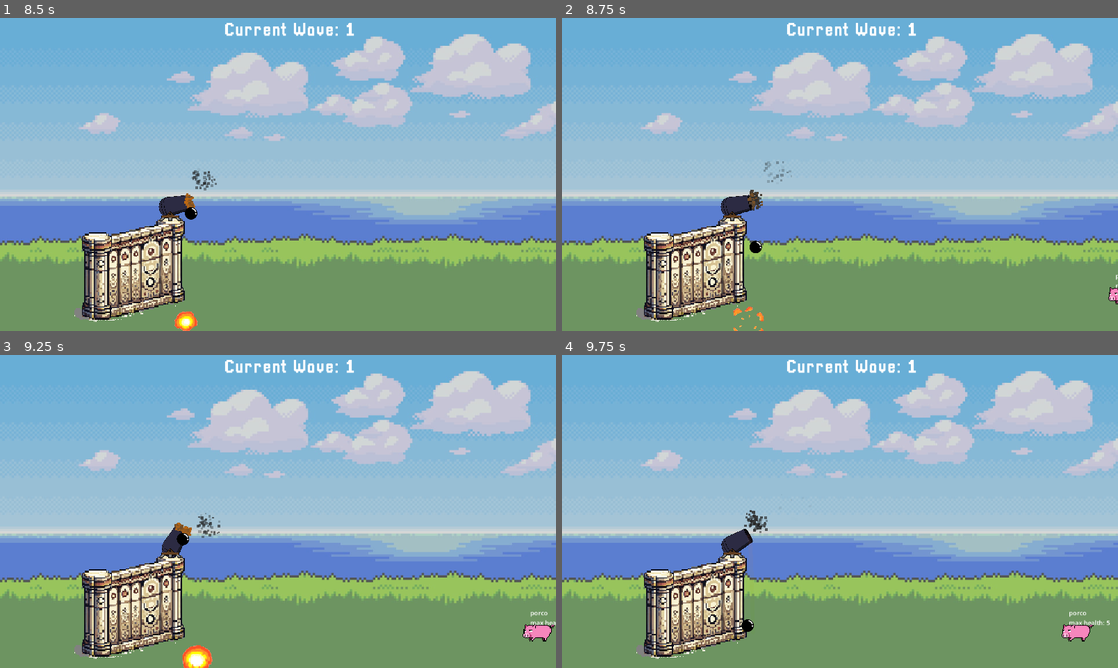
Above: before the commit, frames 1-4 (two rows, left to right).
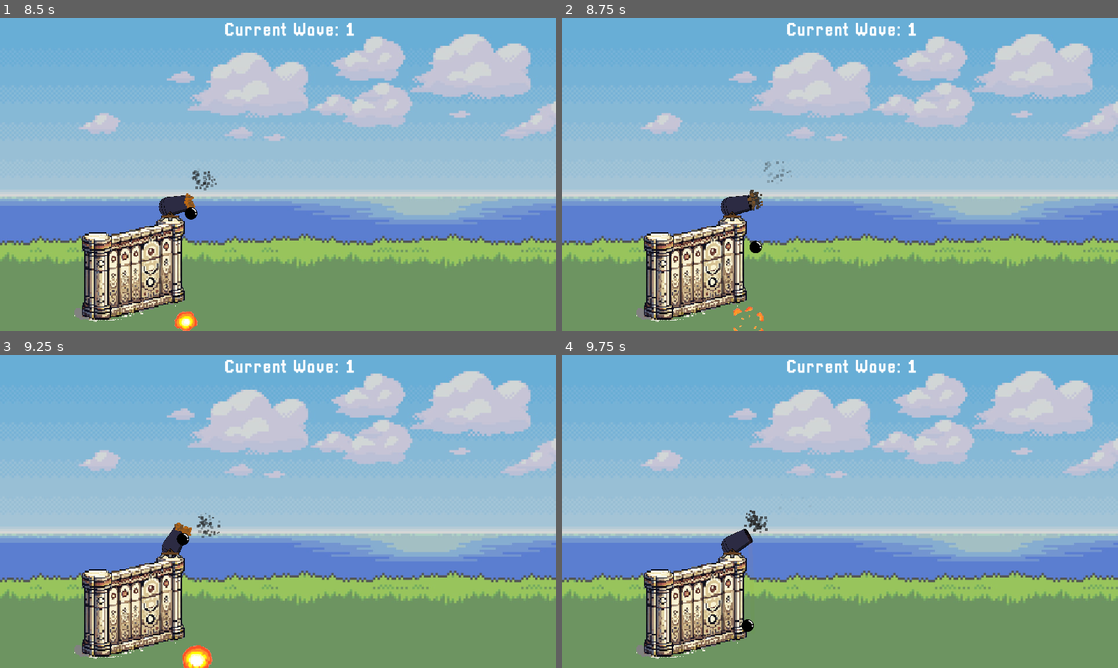
Above: after the commit, the same moments.

Repository: GabrFelps/Protect-LABIRAS
Game: Godot game, scene res://scenes/menu.tscn
The game is run twice, just before and just after one commit, with the same random seed, the same clock (stepped at 60 frames per second) and the same inputs.
Inputs (mouse positions are in pixels of both pictures, inside the frame that each line leads up to):
- Up to frame 1 (8.5 s): tap Enter at 0.5 s; move the mouse to (400, 158) at 0.52 s; click (400, 158) at 0.67 s; move the mouse to (166, 190) at 1.27 s; click (166, 190) at 1.42 s; tap Space at 2 s; move the mouse to (333, 105) at 2.02 s; click (333, 105) at 2.17 s; move the mouse to (250, 237) at 2.77 s; click (250, 237) at 2.92 s; move the mouse to (444, 221) at 3.52 s; click (444, 221) at 3.67 s; click "START" at 4.25 s; click "START" at 5 s; move the mouse to (111, 127) at 5.77 s; click (111, 127) at 5.92 s; move the mouse to (305, 174) at 6.52 s; click (305, 174) at 6.67 s; move the mouse to (194, 96) at 7.27 s; click (194, 96) at 7.42 s; move the mouse to (400, 158) at 8.02 s; click (400, 158) at 8.17 s
- Up to frame 2 (8.75 s): no input
- Up to frame 3 (9.25 s): move the mouse to (166, 527) at 8.77 s; click (166, 527) at 8.92 s
- Up to frame 4 (9.75 s): move the mouse to (895, 442) at 9.52 s; click (895, 442) at 9.67 s

Frame 1 is identical in both runs. In frame 2, less than 0.1% of the frame differs, in the area x 98-100%, y 82-92%; in frame 3, 0.3%; in frame 4, 0.3%, in the area x 89-99%, y 82-92%.

Commit message:
fix: ajustando valores de velocidade de inimigos para o valor padrão

Diff:
--- a/game/scenes/enemies/porco.tscn
+++ b/game/scenes/enemies/porco.tscn
@@ -1,13 +1,9 @@
-[gd_scene load_steps=7 format=3 uid="uid://blhxytlkouxk2"]
+[gd_scene load_steps=6 format=3 uid="uid://blhxytlkouxk2"]
 
 [ext_resource type="Script" path="res://scripts/enemy.gd" id="1_g2db5"]
 [ext_resource type="PackedScene" uid="uid://cd53iuowivrno" path="res://scenes/death_particle.tscn" id="2_0v3b5"]
 [ext_resource type="Material" uid="uid://5uyelryd28li" path="res://assets/shaders/hit_flash.tres" id="2_ag2v1"]
 [ext_resource type="SpriteFrames" uid="uid://bvwc1ii3qg7jy" path="res://animations/porco.tres" id="3_8vhu3"]
-
-[sub_resource type="CapsuleShape2D" id="CapsuleShape2D_70d1s"]
-radius = 45.0
-height = 90.0
 
 [sub_resource type="CapsuleShape2D" id="CapsuleShape2D_0mweq"]
 radius = 2.60939
@@ -28,11 +24,8 @@
 autoplay = "default"
 
 [node name="Hitbox" type="Area2D" parent="."]
-collision_layer = 2
-collision_mask = 4
 
 [node name="CollisionShape2D" type="CollisionShape2D" parent="Hitbox"]
-shape = SubResource("CapsuleShape2D_70d1s")
 
 [node name="Hurtbox" type="Area2D" parent="."]
 collision_layer = 3
@@ -44,7 +37,7 @@
 shape = SubResource("CapsuleShape2D_0mweq")
 
 [node name="Label" type="Label" parent="."]
-offset_left = -19.0
-offset_top = -62.0
-offset_right = 21.0
-offset_bottom = -39.0
+offset_left = -20.0
+offset_top = -97.0
+offset_right = 20.0
+offset_bottom = -74.0
--- a/game/scripts/enemy.gd
+++ b/game/scripts/enemy.gd
@@ -18,9 +18,10 @@
 	wave_min = int(Global.enemy_db.get(my_key).get("wave_min"));
 	Global.enemyNode = self;
 	initialize()
-	velocity.x = -120;
+	velocity.x = -SPEED;
 	health = MAX_HEALTH;
 	label.text = my_key +"\nmax health: " + str(MAX_HEALTH);
+
 
 ## Atualiza valores das variáveis conforme o banco de dados
 func initialize():
@@ -60,3 +61,4 @@
 	_particle.position = global_position;
 	_particle.rotation = global_rotation;
 	_particle.emitting = true;
+	add_child(_particle);
